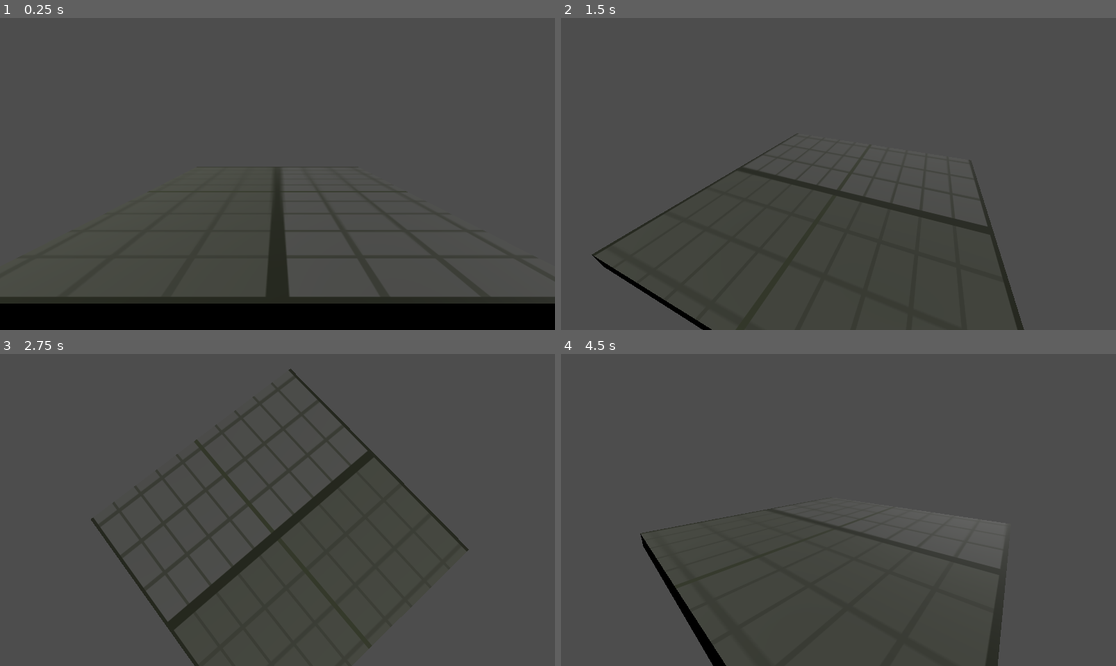
Above: before the commit, frames 1-4 (two rows, left to right).
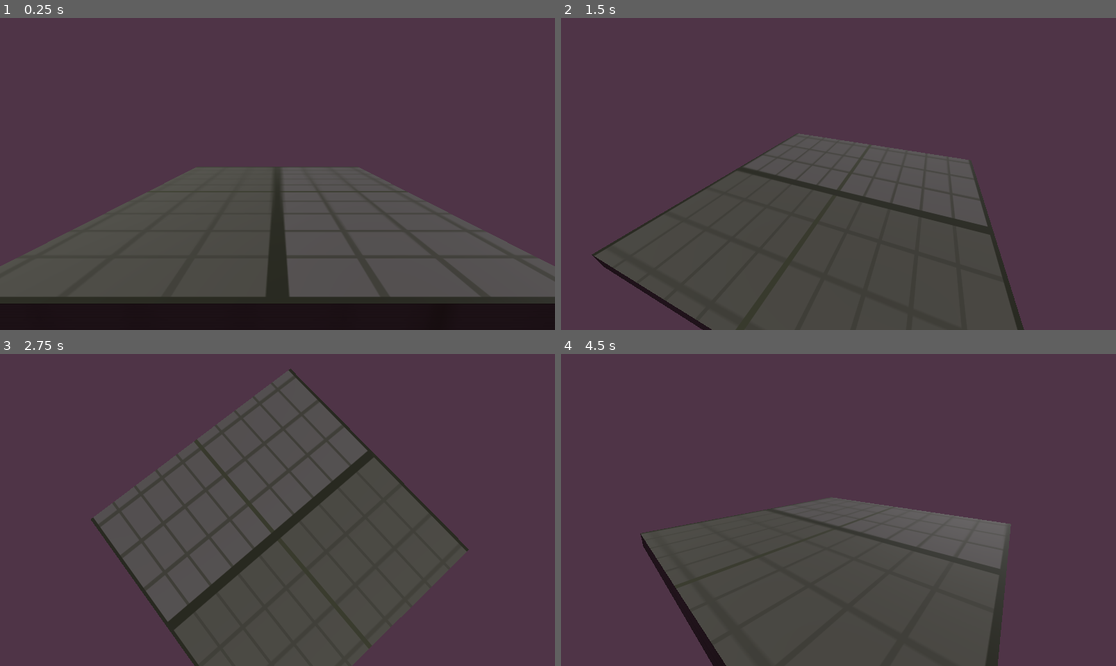
Above: after the commit, the same moments.

Repository: AlyssaSmt1/project2
Game: Godot game, scene res://main.tscn
Same seed, same stepped clock (60 frames per second), same inputs: the game is played once before the commit and once after it.
Inputs:
- Up to frame 1 (0.25 s): no input
- Up to frame 2 (1.5 s): tap Enter at 0.5 s; hold Right (ui_right) 0.53-1.28 s; hold Down (ui_down) from 1.28 s (still down)
- Up to frame 3 (2.75 s): release Down (ui_down) at 2.03 s; hold Right (ui_right) from 2.03 s (still down)
- Up to frame 4 (4.5 s): release Right (ui_right) at 2.78 s; hold Up (ui_up) 2.78-3.53 s; hold Left (ui_left) from 3.53 s (still down)

The runs differ from the first frame. In frame 1, 67% of the frame differs, in the area x 0-100%, y 0-100%; in frame 2, 65%; in frame 3, 61%; in frame 4, 71%.

Commit message:
new html

Diff:
--- a/cg_code_01/main.tscn
+++ b/cg_code_01/main.tscn
@@ -9,6 +9,10 @@
 [sub_resource type="StandardMaterial3D" id="StandardMaterial3D_h2yge"]
 albedo_color = Color(0.621524, 0.621524, 0.621524, 1)
 albedo_texture = ExtResource("1_ig7tw")
+
+[sub_resource type="Environment" id="Environment_0xm2m"]
+background_mode = 1
+background_color = Color(0.307475, 0.201914, 0.278337, 1)
 
 [node name="main" type="Node3D"]
 
@@ -24,3 +28,6 @@
 
 [node name="DirectionalLight3D" type="DirectionalLight3D" parent="."]
 transform = Transform3D(-0.0103477, -0.292472, 0.956218, -0.00316478, 0.956274, 0.292455, -0.999941, 0, -0.0108208, 1.69551, 0.537235, 0)
+
+[node name="WorldEnvironment" type="WorldEnvironment" parent="."]
+environment = SubResource("Environment_0xm2m")
Not shown: 1 places in cg_code_01/main.tscn that only renumber resources
Not shown, changed: docs/project2.html
Not shown, changed: docs/project2.pck
